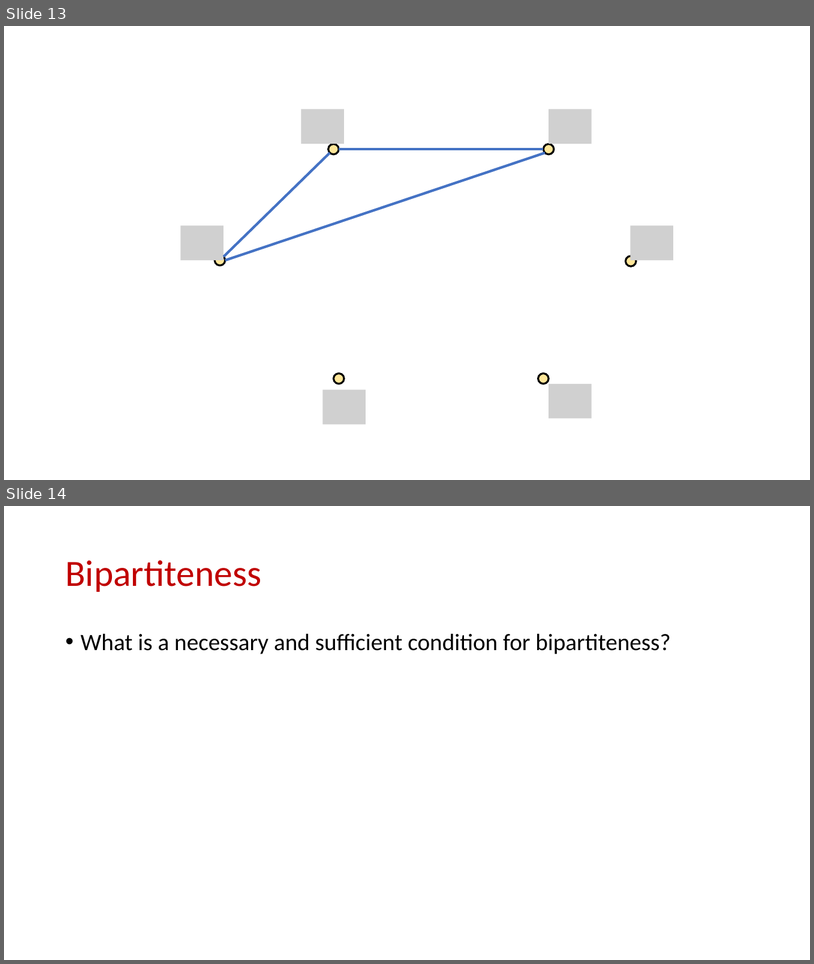
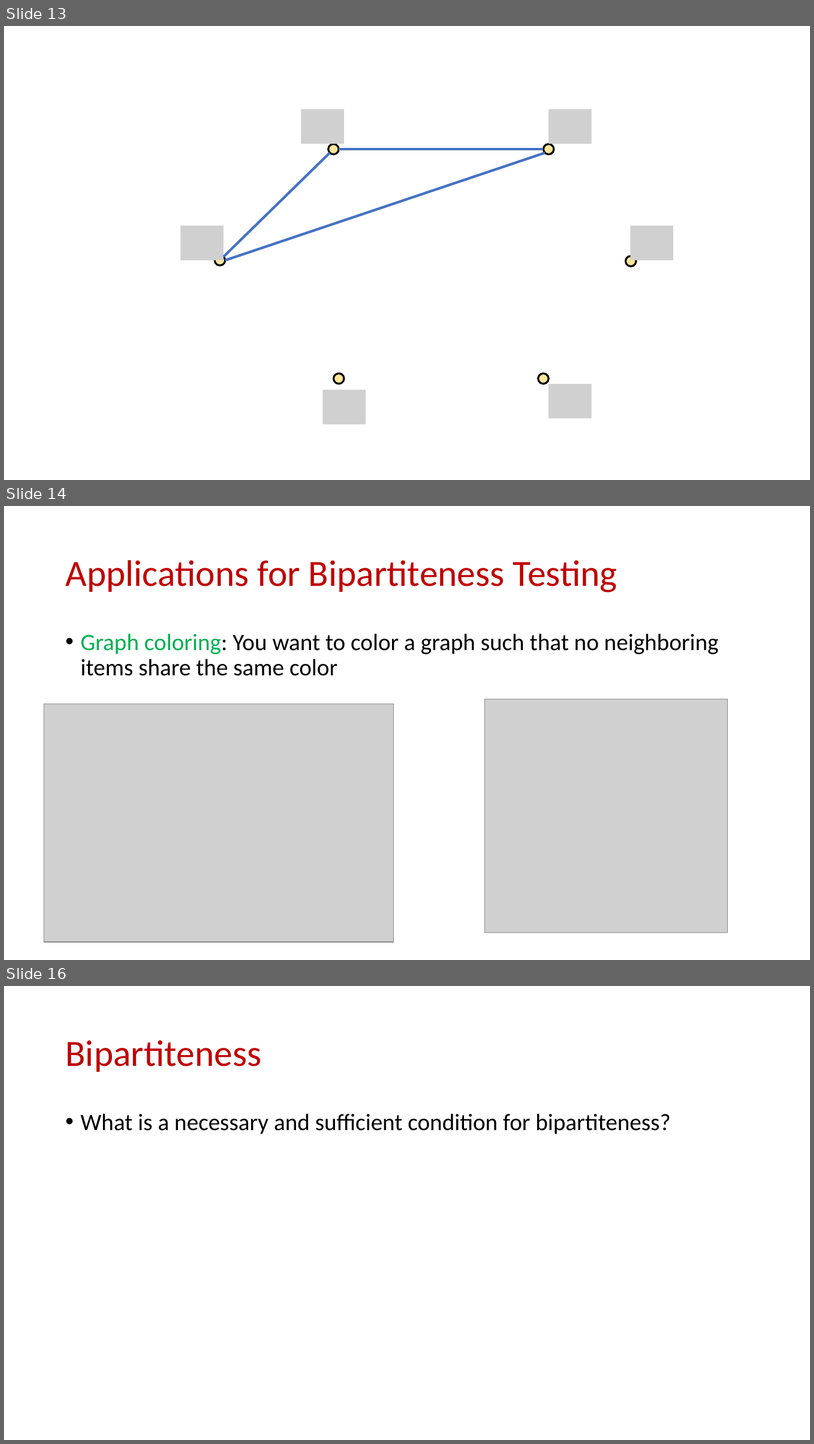
Before and after one commit to samsonzhou/samsonzhou.github.io, a slide deck: CSCE689-23/L21.pptx. Shown one above the other, each under a label of ours: slides 13 and 14 before the commit, slides 13, 14 and 16 after it; the slides between them are not shown. The pictures are 814x964 and 814x1444 pixels, drawn with LibreOffice and Linux fonts; fonts in the diff are those of the drawing; grey boxes stand for pictures. Boxes give left, top, right and bottom in pixels: in the first picture for what was removed or moved away, otherwise in the second. Text is boxed around its words. In the diff, an @@ line names an element or a change of style, - is before the commit and + after.

```diff
--- a/CSCE689-23/L21.pptx
+++ b/CSCE689-23/L21.pptx
@@ slide 14 added at (4,506,810,960), background #FFFFFF @@
@@ title added at (65,560,618,592), 44 pt, text #C00000 @@
+Applications for Bipartiteness Testing
@@ text added at (81,633,719,676), 28 pt, text #000000 @@
+• Graph coloring: You want to color a graph such that no neighboring items share the same color
@@ picture added at (485,699,728,933) @@
@@ picture added at (44,704,393,942) @@
@@ what was slide 14 is now slide 16 @@
```
Also in this commit, not shown: 1 slide changed, 1 other slide added.
